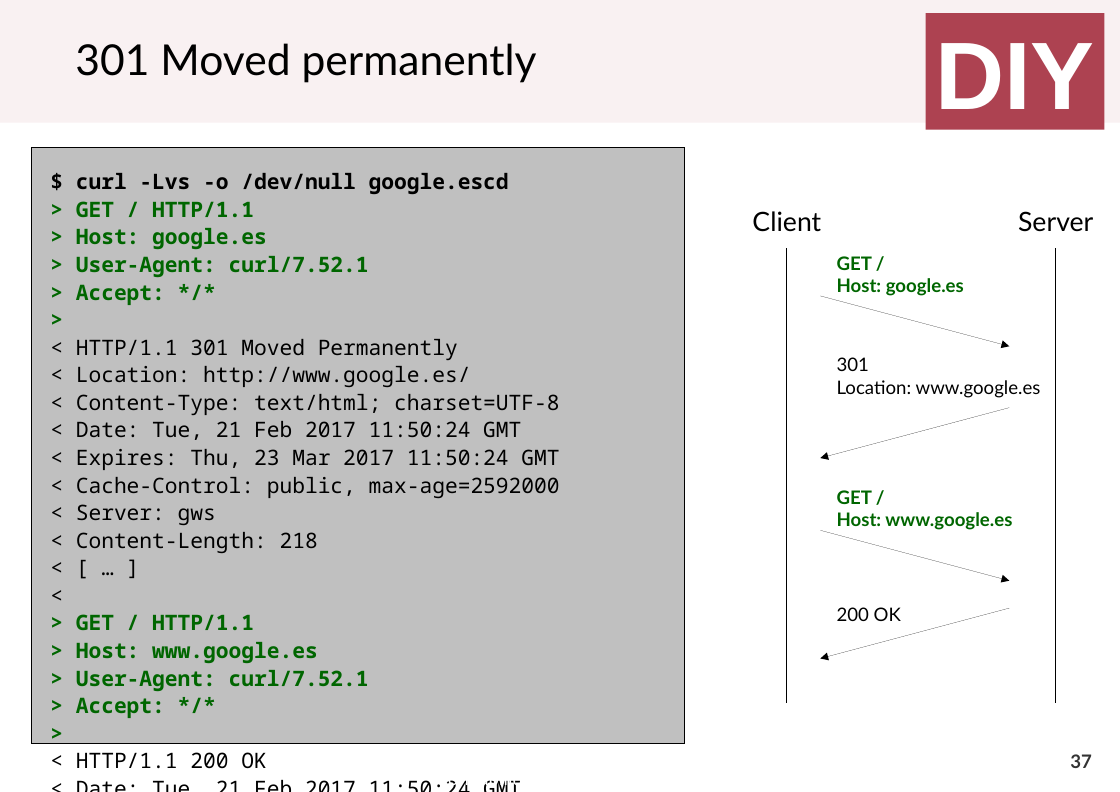
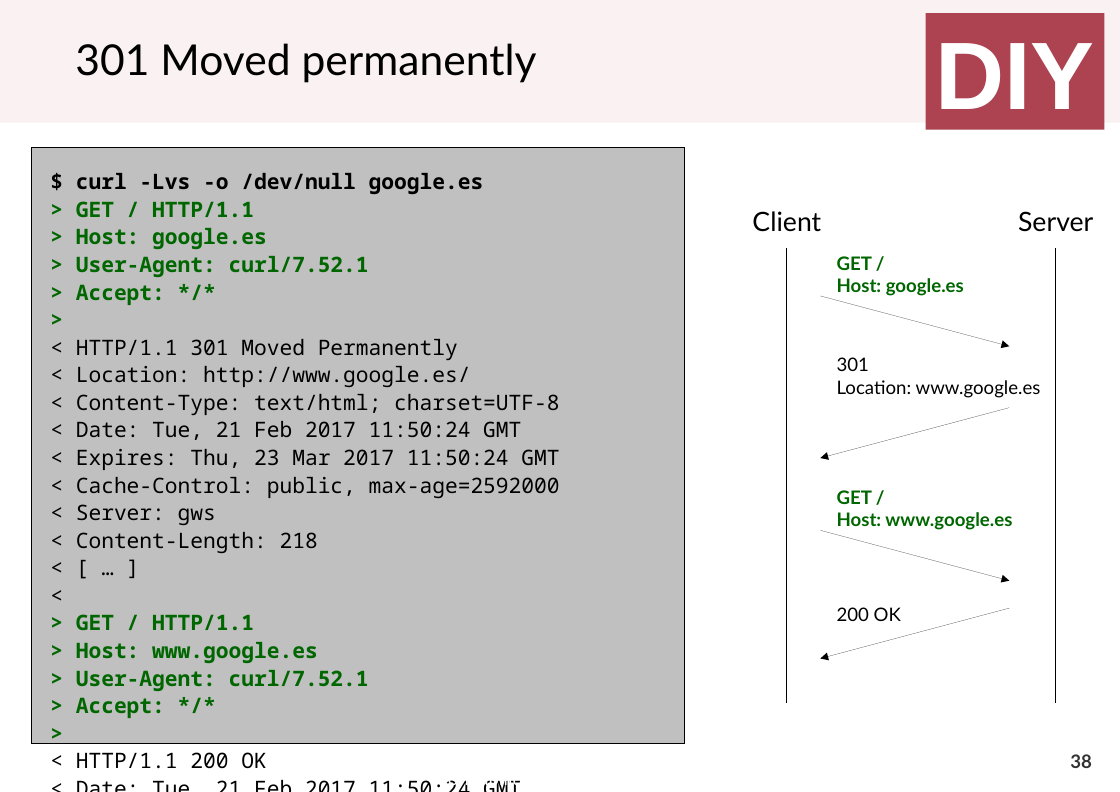
Before and after one commit to cletomartin/redes1, a slide deck: slide 38 of slides/application.odp (slide 37 before the commit). Drawn at 1120x792 pixels with LibreOffice and Linux fonts; fonts in the diff are those of the drawing. Boxes give left, top, right and bottom in pixels: in the first picture for what was removed or moved away, otherwise in the second. Text is boxed around its words. In the diff, an @@ line names an element or a change of style, - is before the commit and + after.

```diff
--- a/slides/application.odp
+++ b/slides/application.odp
@@ text in rectangle at [76, 173, 484, 194]: text changed @@
-$ curl -Lvs -o /dev/null google.escd
+$ curl -Lvs -o /dev/null google.es
@@ page number at [1070, 754, 1092, 768]: text changed @@
-37
+38
```
Also in this commit, not shown: 6 other slides changed, 1 slide added, 1 other file.
